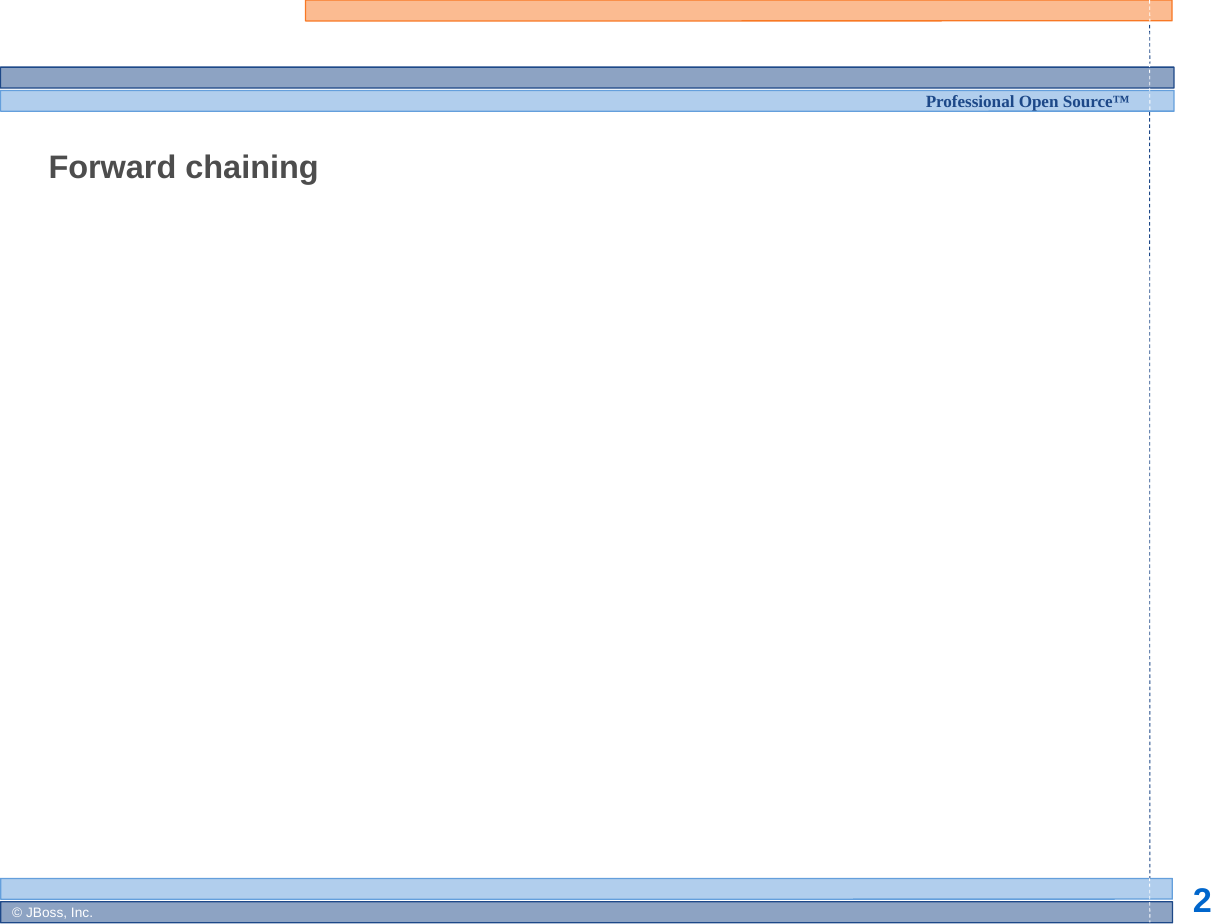
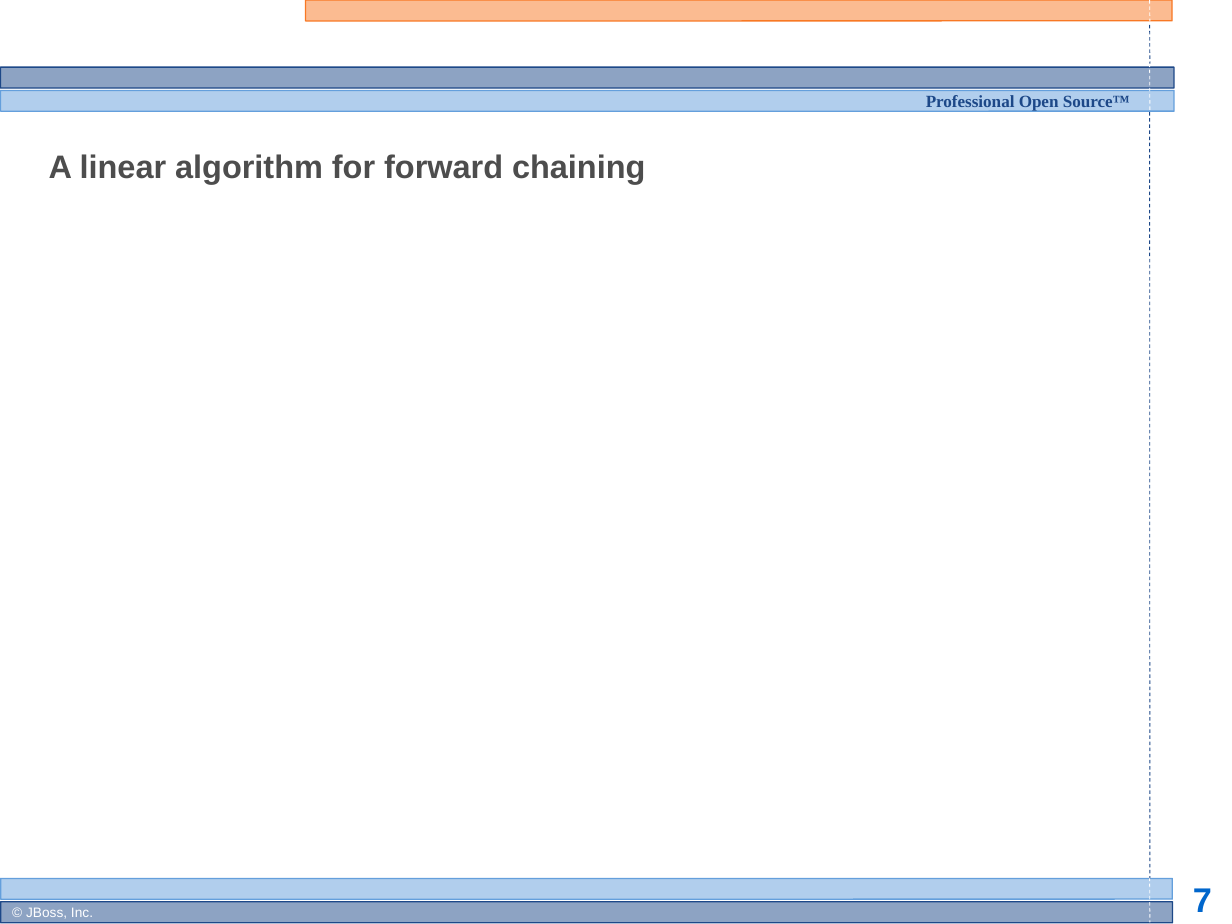
Before and after one commit to bobmcwhirter/drools, a slide deck: slide 7 of documentation/training/developers-course/Module 3 - Rule Engine Concepts 1.odp (slide 2 before the commit). Drawn at 1232x924 pixels with LibreOffice and Linux fonts; fonts in the diff are those of the drawing; background and template pictures are left out. Boxes give left, top, right and bottom in pixels: in the first picture for what was removed or moved away, otherwise in the second. Text is boxed around its words. In the diff, an @@ line names an element or a change of style, - is before the commit and + after.

Commit message:
more updates

```diff
--- a/documentation/training/developers-course/Module 3 - Rule Engine Concepts 1.odp
+++ b/documentation/training/developers-course/Module 3 - Rule Engine Concepts 1.odp
@@ title at [49,154,645,184]: text changed @@
-Forward chaining
+A linear algorithm for forward chaining
@@ page number at [1193,888,1212,912]: text changed @@
-2
+7
```
Also in this commit, not shown: 8 slides added, 2 slides removed.
